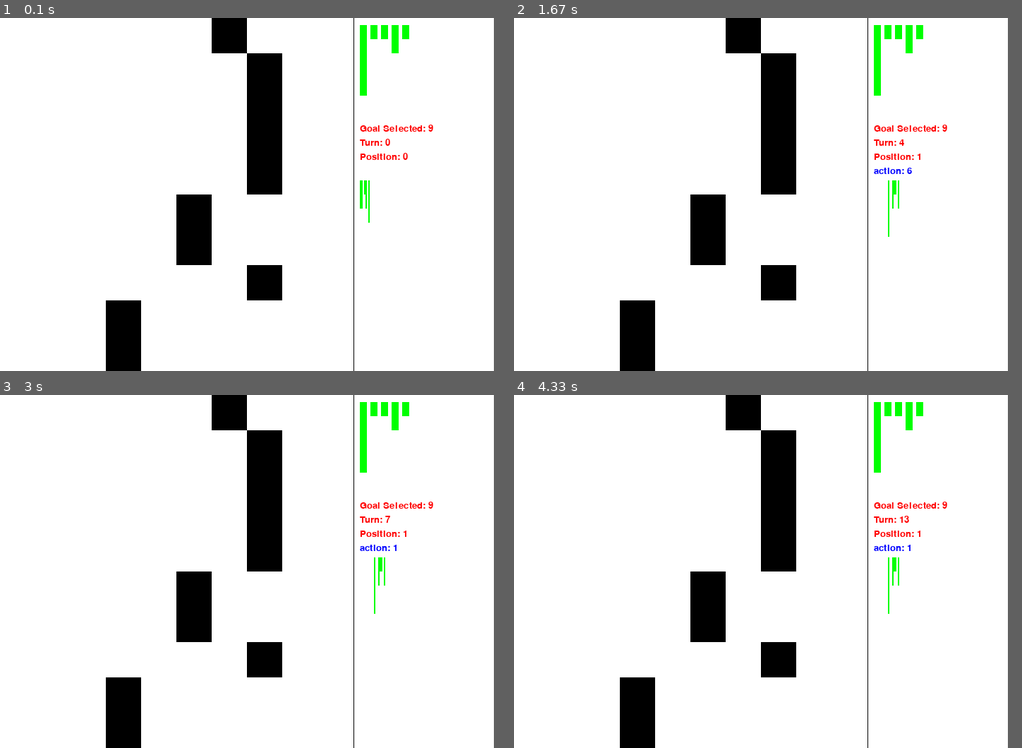
Above: before the commit, frames 1-4 (two rows, left to right).
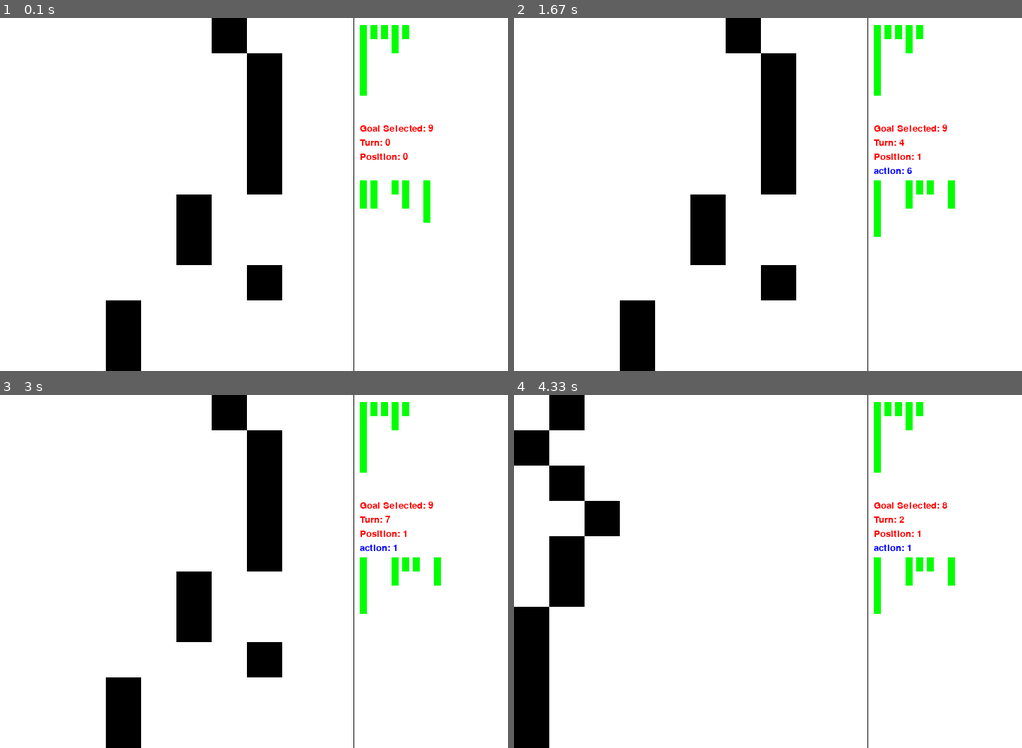
Above: after the commit, the same moments.

Repository: oferby/playground
Game: pygame game, started from RKHS/map/app.py
Two runs of this game, one before a commit and one after it. Both use one fixed random seed, a clock stepped at 60 frames per second and the inputs below.
Inputs:
- Up to frame 1 (0.1 s): no input
- Up to frame 2 (1.67 s): tap one key every 0.33 s from 0.33 s: 1 5 0 6
- Up to frame 3 (3 s): tap one key every 0.33 s from 1.67 s: Enter 2 4 1
- Up to frame 4 (4.33 s): tap 1 at 3.07, 3.37, 3.57, 3.9, 4.2 s; tap 0 at 3.98 s
The window is 700x500 before the commit and 720x500 after it. Grey fills any space a smaller window leaves; there, only what the larger window draws over its background counts as a difference.

The runs differ from the first frame. In frame 1, 0.5% of the frame differs, in the area x 71-85%, y 46-58%; in frame 2, 0.7%; in frame 3, 0.7%; in frame 4, 15%, in the area x 0-87%, y 0-100%.

Commit message:
BAYES Test

Diff:
--- a/RKHS/map/agents.py
+++ b/RKHS/map/agents.py
@@ -74,9 +74,11 @@
         self.turn_size = targets.shape[1]
         self.policy = None
         self.obs = None
-        self.reset(targets)
 
-    def reset(self, targets):
+        self.targets = targets
+        self.reset()
+
+    def reset(self):
         self.turn = 0
         self.prior = None
         self.state = None
@@ -84,7 +86,7 @@
         self.joint_probability = None
         self.action_given_turn = None
         self.action_joint_turn = None
-        self.calc_probabilities(targets)
+        self.calc_probabilities(self.targets)
 
     def calc_probabilities(self, targets):
         size = targets.shape[0]
@@ -114,10 +116,10 @@
                 action_given_turn[i][j] = action_given_turn[i][j] / s
 
         prior = [x / size for x in goals]
-        print('Goal Prior: {}'.format(prior))
+        # print('Goal Prior: {}'.format(prior))
 
         action_prob = [x / size for x in action_prob]
-        print('Action Probability: {}'.format(action_prob))
+        # print('Action Probability: {}'.format(action_prob))
 
         self.prior = prior
         self.state = prior
@@ -143,16 +145,17 @@
 
     def get_state_prob(self):
         pr = np.squeeze(np.asarray(self.action_joint_turn))
-        return (self.state, pr)
+        slice = self.turn * 10
+        return (self.state, pr[slice:slice+10])
 
     def get_observation(self, obs, action, reward, done):
-
-        if reward == 1:
-            self.turn += 1
-            self.action_joint_turn = self.calc_joint_prob()
 
         super().get_observation(obs, action, reward, done)
 
         if done:
             self.reset()
             return
+
+        if reward == 1:
+            self.turn += 1
+            self.action_joint_turn = self.calc_joint_prob()
--- a/RKHS/map/app.py
+++ b/RKHS/map/app.py
@@ -28,6 +28,7 @@
             # print('action:', action)
             if action == 99:
                 world.reset()
+                agent.reset()
                 break
             else:
                 obs, reward, done = world.take_action(action)
--- a/RKHS/map/world.py
+++ b/RKHS/map/world.py
@@ -15,11 +15,12 @@
 WHITE_INT = 16777215
 BLACK_INT = 0
 
-WORLD_SIZE = (700, 500)
+WORLD_SIZE = (720, 500)
 ROBOT_SIZE = 50
 VERTICAL_LINE = 501
 INFO_TEXT = VERTICAL_LINE + 9
 MAX_ACTIONS = 20
+MAX_TURNS = 10
 
 screen = pygame.display.set_mode(WORLD_SIZE)
 screen.fill(WHITE)
@@ -64,7 +65,7 @@
             self.targets = np.load(FILE)
             return
 
-        nn = np.random.choice(10, 10, p=[.1, .15, .05, .1, .2, .1, .2, .01, .07, .02])
+        nn = np.random.choice(10, MAX_TURNS, p=[.1, .15, .05, .1, .2, .1, .2, .01, .07, .02])
 
         for n in nn:
             targets = [[n, 1]]
@@ -145,8 +146,8 @@
         pr = prob[1]
         for i in range(len(pr)):
             p = pr[i] * 200
-            self.draw_line(x, y, 2, p, GREEN)
-            x+=2
+            self.draw_line(x, y, 10, p, GREEN)
+            x+=15
 
     @staticmethod
     def update_display():
@@ -154,7 +155,7 @@
 
     def take_action(self, action):
 
-        if self.turn == MAX_ACTIONS:
+        if self.turn == MAX_ACTIONS or self.turn == MAX_TURNS:
             return 0, 0, True
 
         self.actions.append(action)
